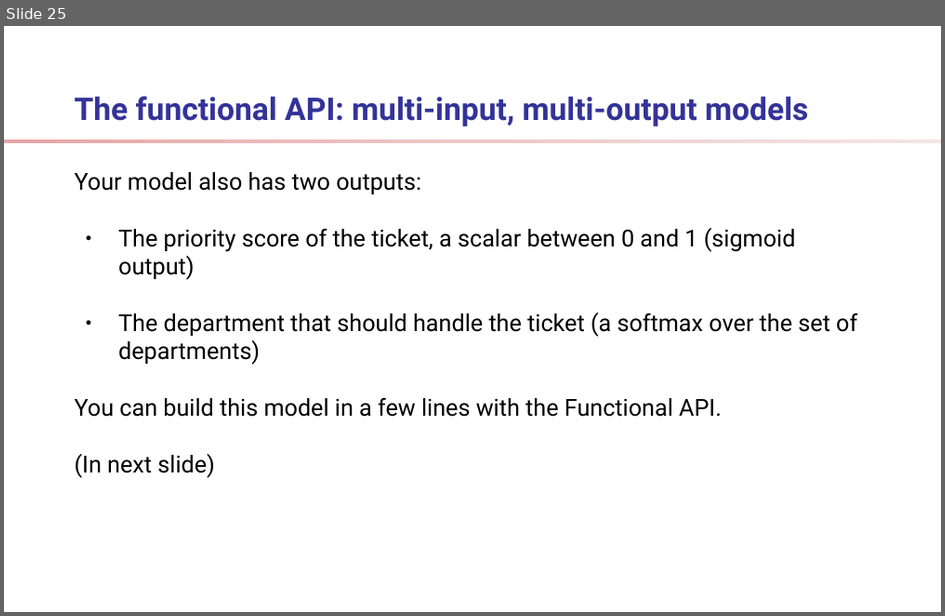
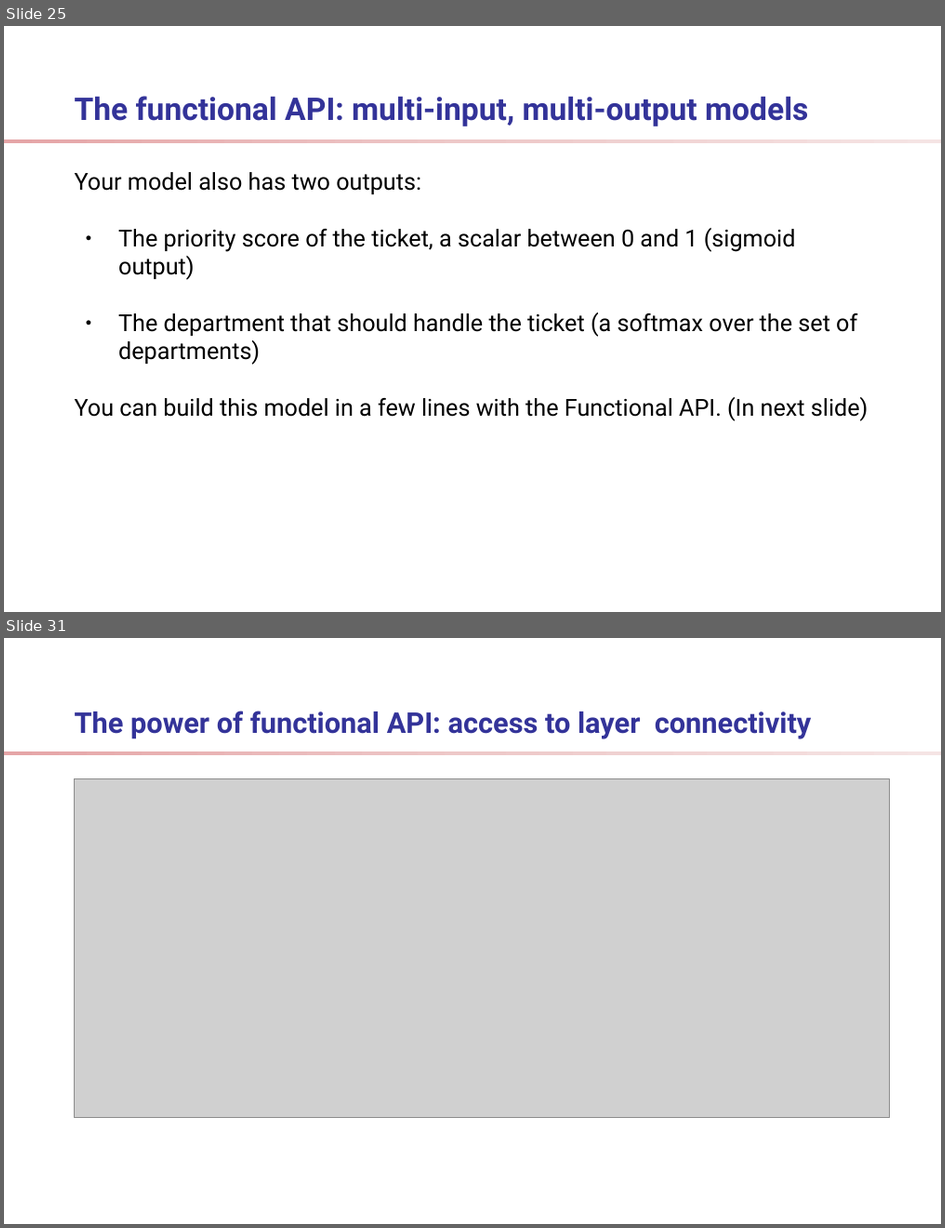
Before and after one commit to ShelpAm/learn-deep-learning, a slide deck: docs/presentation.odp. Shown one above the other, each under a label of ours: slide 25 before the commit, slides 25 and 31 after it; the slides between them are not shown. The pictures are 945x616 and 945x1228 pixels, drawn with LibreOffice and Linux fonts; fonts in the diff are those of the drawing; grey boxes stand for pictures; background and template pictures are left out. Boxes give left, top, right and bottom in pixels: in the first picture for what was removed or moved away, otherwise in the second. Text is boxed around its words. In the diff, an @@ line names an element or a change of style, - is before the commit and + after.

```diff
--- a/docs/presentation.odp
+++ b/docs/presentation.odp
@@ slide 31 added at (x1=4, y1=638, x2=941, y2=1224), background #FFFFFF; not listed: 1 template element that a slide beside it also shows @@
@@ title added at (x1=75, y1=711, x2=812, y2=739), 22 pt, text #333399, bold @@
+The power of functional API: access to layer connectivity
@@ picture added at (x1=75, y1=778, x2=890, y2=1117) @@
@@ slide 25 changed as well @@
@@ text at (x1=75, y1=397, x2=869, y2=421): text changed @@
-You can build this model in a few lines with the Functional API.
-(In next slide)
+You can build this model in a few lines with the Functional API. (In next slide)
```
Also in this commit, not shown: 23 other slides changed, 32 other slides added, 2 slides removed, 29 other files.
